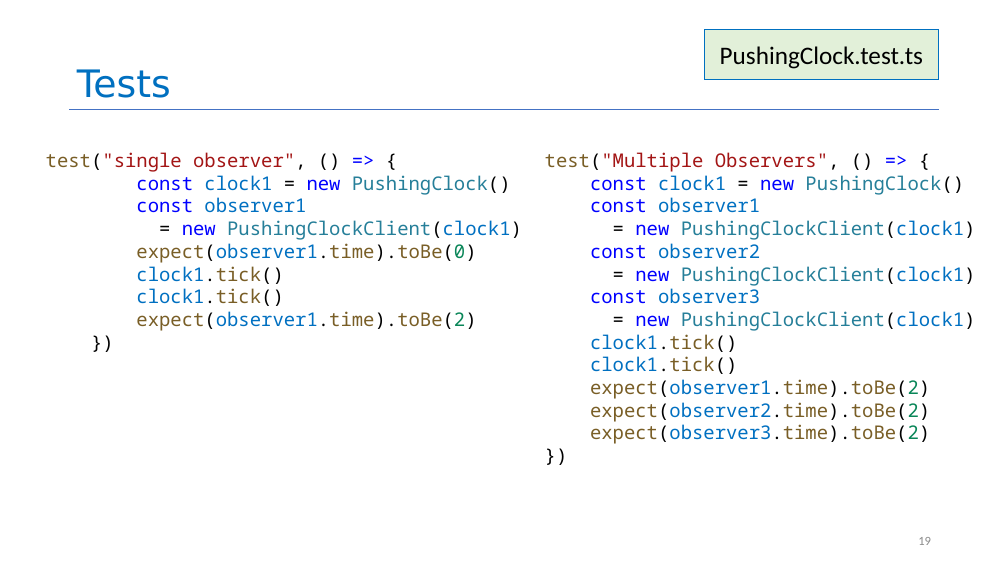
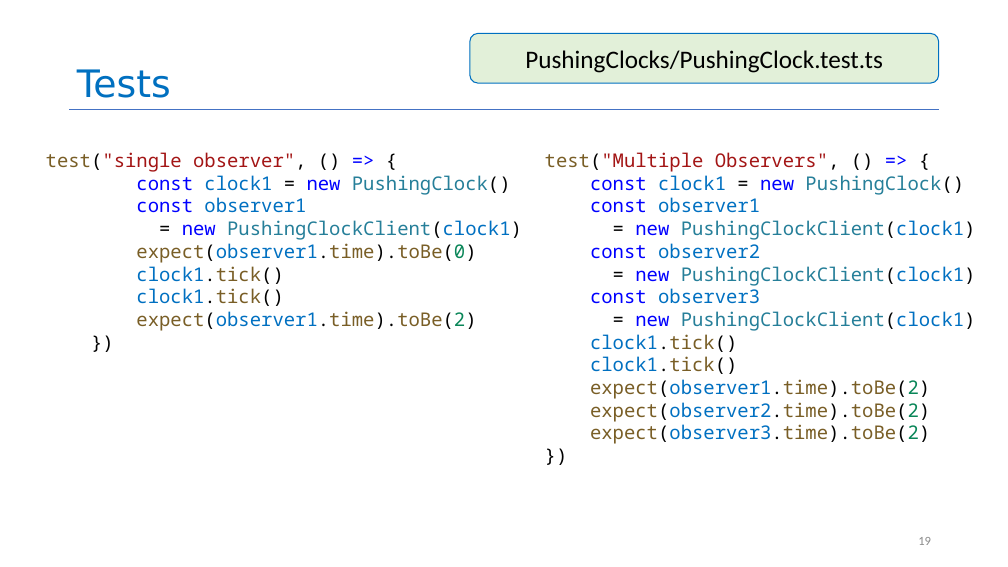
Before and after one commit to neu-se/CS4530-Spring-2025, a slide deck: slide 19 of Slides/Module 05 Interaction-Level Design Patterns.pptx. Drawn at 1008x567 pixels with LibreOffice and Linux fonts; fonts in the diff are those of the drawing. Boxes give left, top, right and bottom in pixels: in the first picture for what was removed or moved away, otherwise in the second. Text is boxed around its words. In the diff, an @@ line names an element or a change of style, - is before the commit and + after.

```diff
--- a/Slides/Module 05 Interaction-Level Design Patterns.pptx
+++ b/Slides/Module 05 Interaction-Level Design Patterns.pptx
@@ rounded rectangle "PushingClocks/PushingClock.test.ts" resized from (x1=705, y1=30, x2=939, y2=80) to (x1=470, y1=33, x2=938, y2=83) @@
@@ rounded rectangle "PushingClocks/PushingClock.test.ts" at (x1=470, y1=33, x2=938, y2=83): rectangle to rounded rectangle @@
@@ text in rounded rectangle at (x1=525, y1=50, x2=883, y2=73): text changed @@
-PushingClock.test.ts
+PushingClocks/PushingClock.test.ts
```
Also in this commit, not shown: 21 other slides changed, 2 other files.
